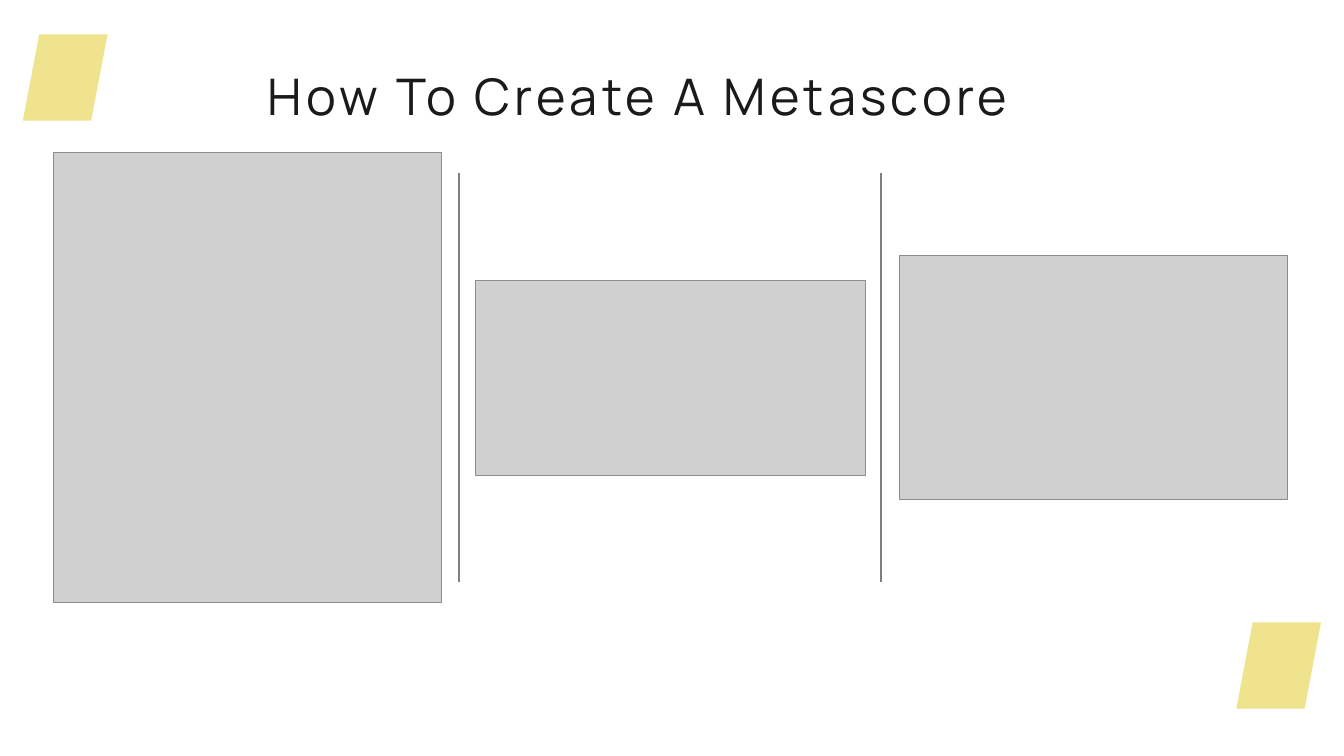
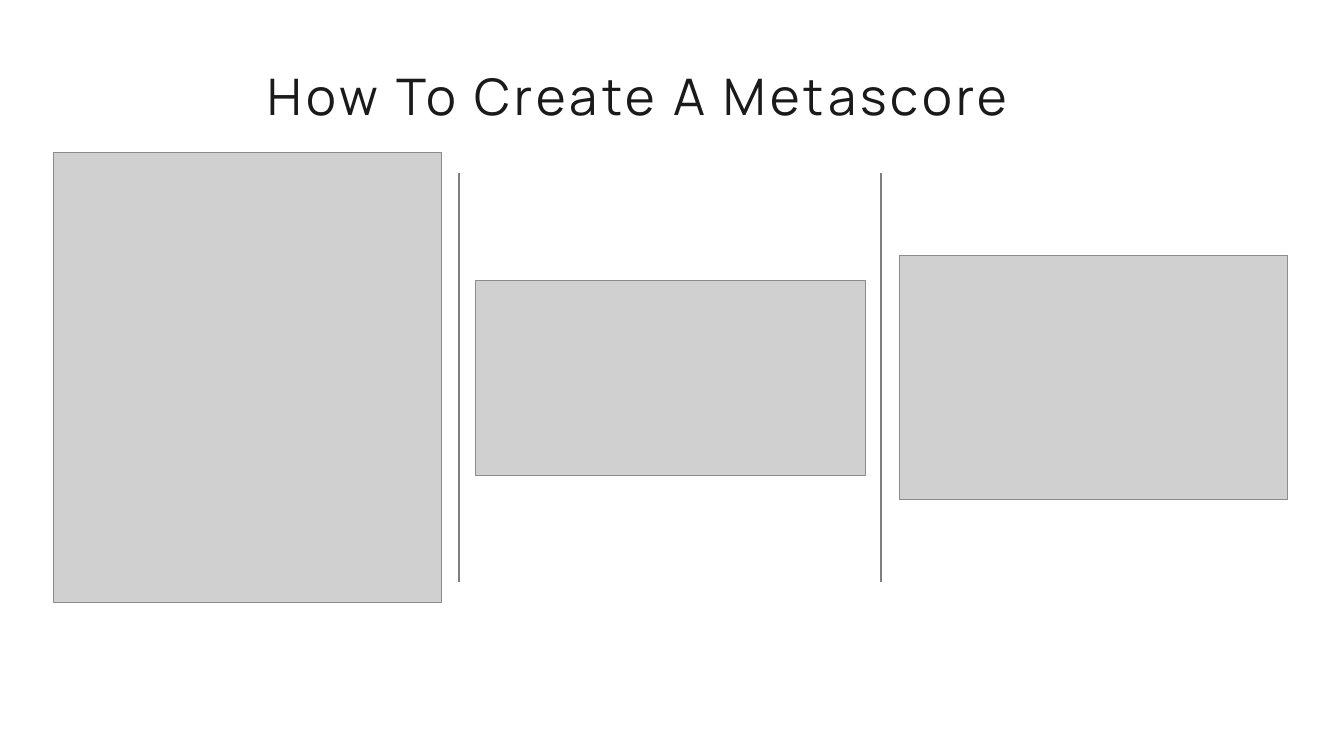
Before and after one commit to miazhx/metacritic, a slide deck: slide 3 of Presentation - Mia.pptx (slide 4 before the commit). Drawn at 1344x756 pixels with LibreOffice and Linux fonts; fonts in the diff are those of the drawing; grey boxes stand for pictures. Boxes give left, top, right and bottom in pixels: in the first picture for what was removed or moved away, otherwise in the second. Text is boxed around its words. In the diff, an @@ line names an element or a change of style, - is before the commit and + after.

```diff
--- a/Presentation - Mia.pptx
+++ b/Presentation - Mia.pptx
@@ parallelogram removed at (23, 34, 108, 121) @@
@@ parallelogram removed at (1237, 622, 1322, 709) @@
```
Also in this commit, not shown: 7 other slides changed, 9 slides added, 4 slides removed, 8 other files.
